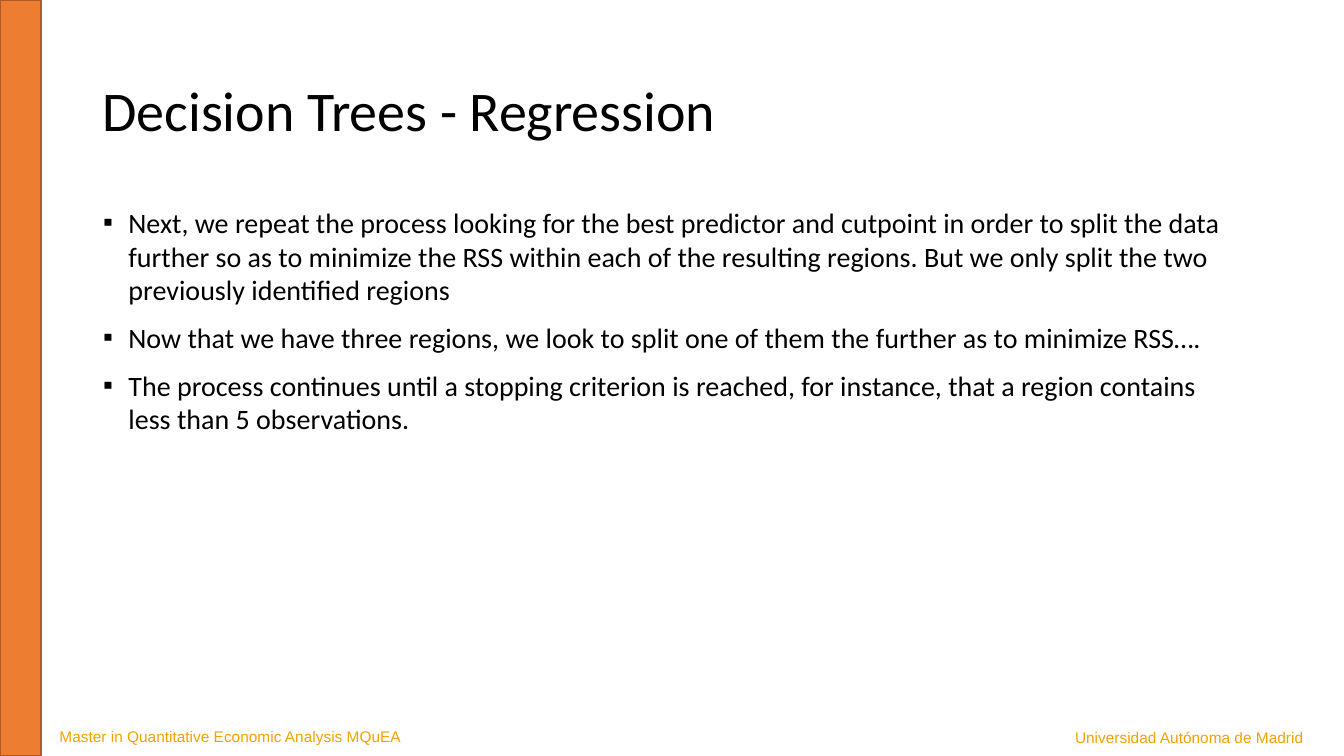
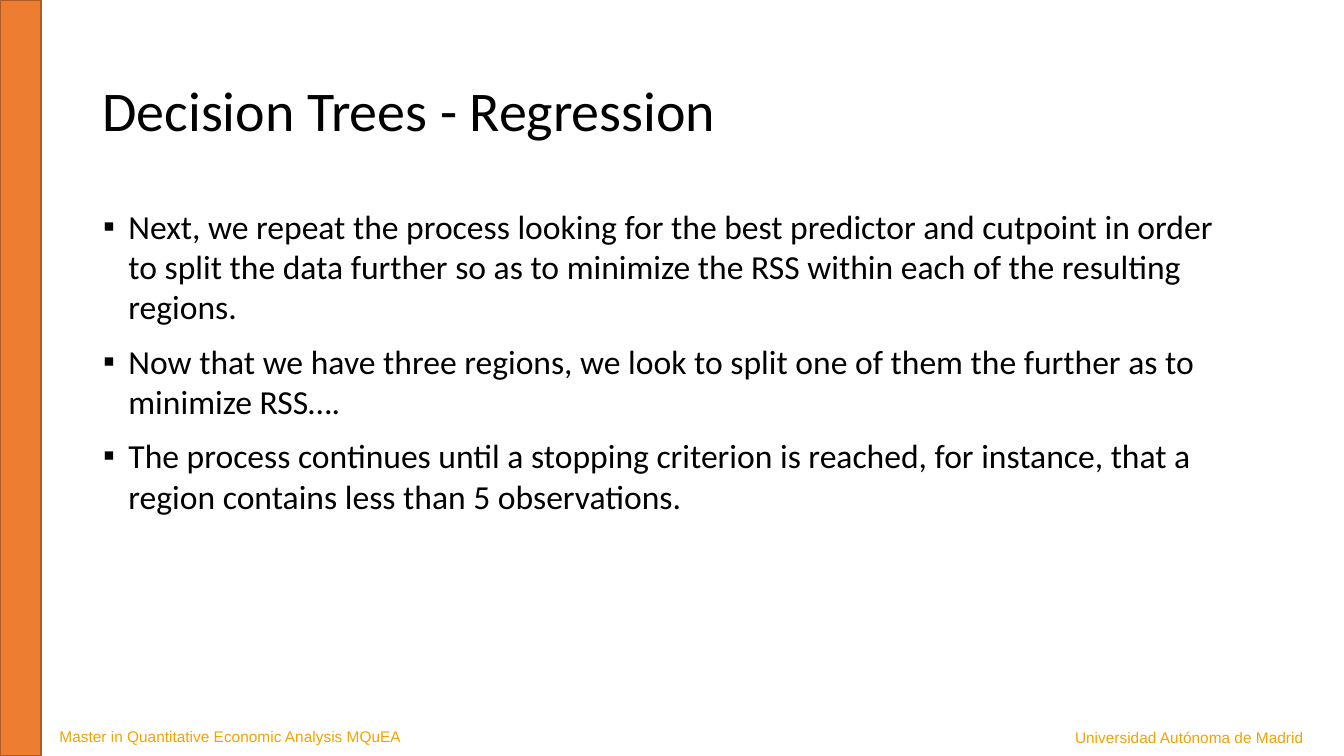
Before and after one commit to JavierBas/IMLEF-MQuEA, a slide deck: slide 8 of Course content/Slides/Topic 5 - Tree-based methods.pptx. Drawn at 1344x756 pixels with LibreOffice and Linux fonts; fonts in the diff are those of the drawing. Boxes give left, top, right and bottom in pixels: in the first picture for what was removed or moved away, otherwise in the second. Text is boxed around its words. In the diff, an @@ line names an element or a change of style, - is before the commit and + after.

```diff
--- a/Course content/Slides/Topic 5 - Tree-based methods.pptx
+++ b/Course content/Slides/Topic 5 - Tree-based methods.pptx
@@ text at (128, 215, 1212, 325): text changed; size 20 to 24 pt @@
-▪ Next, we repeat the process looking for the best predictor and cutpoint in order to split the data further so as to minimize the RSS within each of the resulting regions. But we only split the two previously identified regions
+▪ Next, we repeat the process looking for the best predictor and cutpoint in order to split the data further so as to minimize the RSS within each of the resulting regions.
@@ text at (128, 350, 1194, 515): size 20 to 24 pt in "Now that we have three regions, we ...", "The process continues until a stopping criterion ..." @@
```
Also in this commit, not shown: 3 other slides changed, 2 other files.
